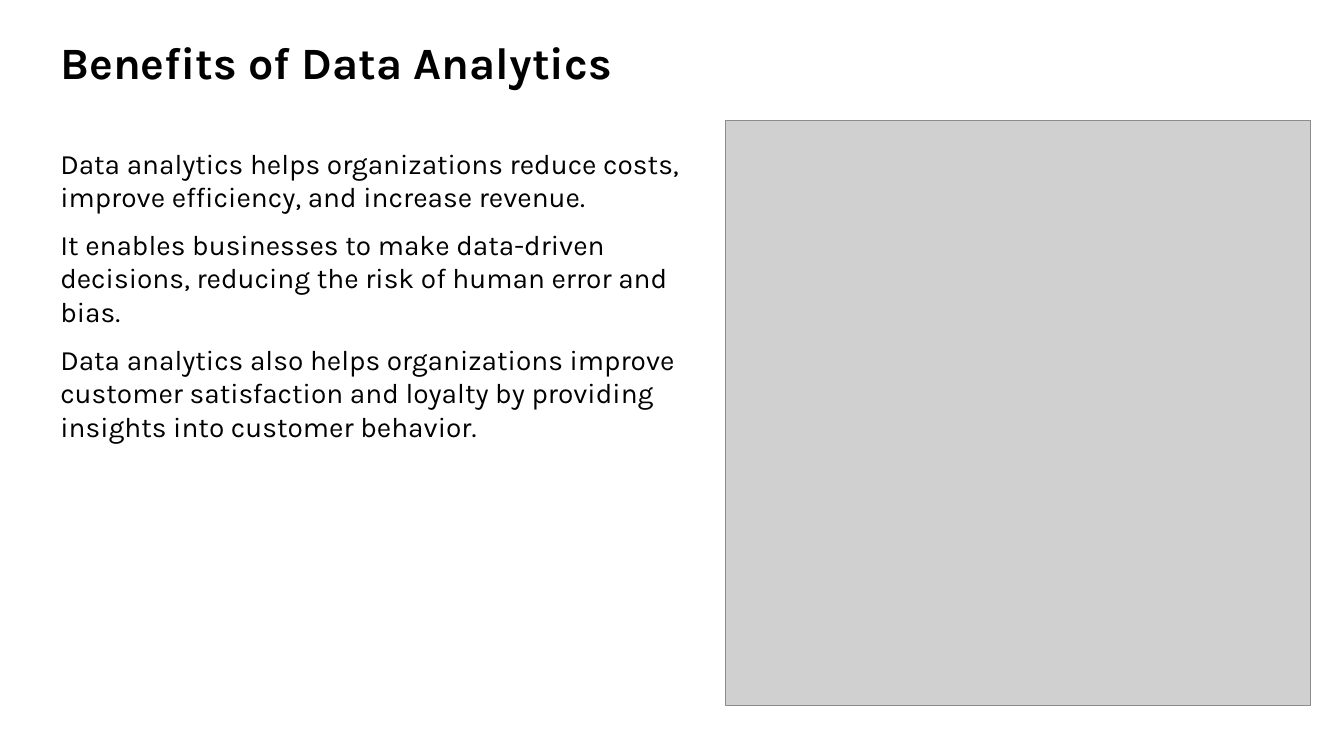
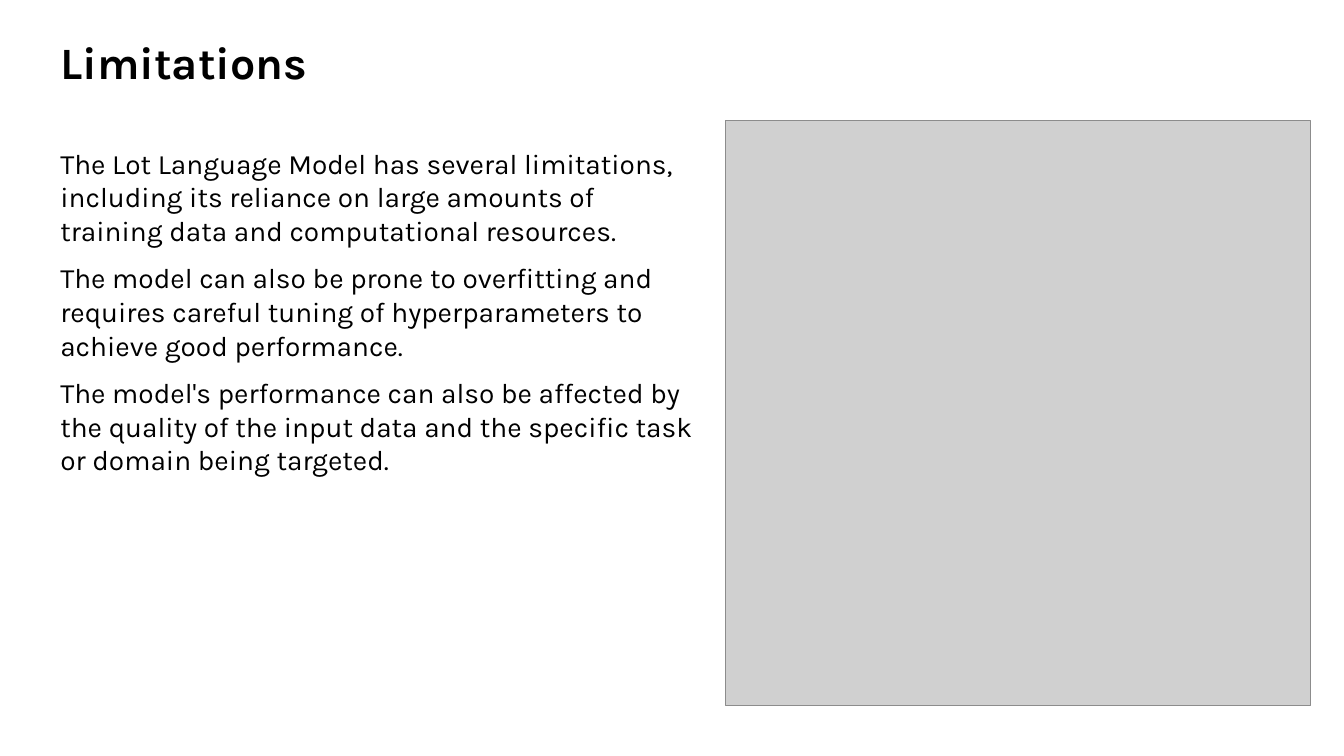
Before and after one commit to Hariprasath-2218/AURA, a slide deck: slide 6 of output.pptx. Drawn at 1344x756 pixels with LibreOffice and Linux fonts; fonts in the diff are those of the drawing; grey boxes stand for pictures; background and template pictures are left out. Boxes give left, top, right and bottom in pixels: in the first picture for what was removed or moved away, otherwise in the second. Text is boxed around its words. In the diff, an @@ line names an element or a change of style, - is before the commit and + after.

```diff
--- a/output.pptx
+++ b/output.pptx
@@ text at box(60, 47, 307, 80): text changed @@
-Benefits of Data Analytics
+Limitations
@@ text at box(60, 154, 692, 477): text changed @@
-Data analytics helps organizations reduce costs, improve efficiency, and increase revenue.
-It enables businesses to make data-driven decisions, reducing the risk of human error and bias.
-Data analytics also helps organizations improve customer satisfaction and loyalty by providing insights into customer behavior.
+The Lot Language Model has several limitations, including its reliance on large amounts of training data and computational resources.
+The model can also be prone to overfitting and requires careful tuning of hyperparameters to achieve good performance.
+The model's performance can also be affected by the quality of the input data and the specific task or domain being targeted.
```
Also in this commit, not shown: 2 other slides changed, 5 slides added, 5 slides removed, 3 other files.
